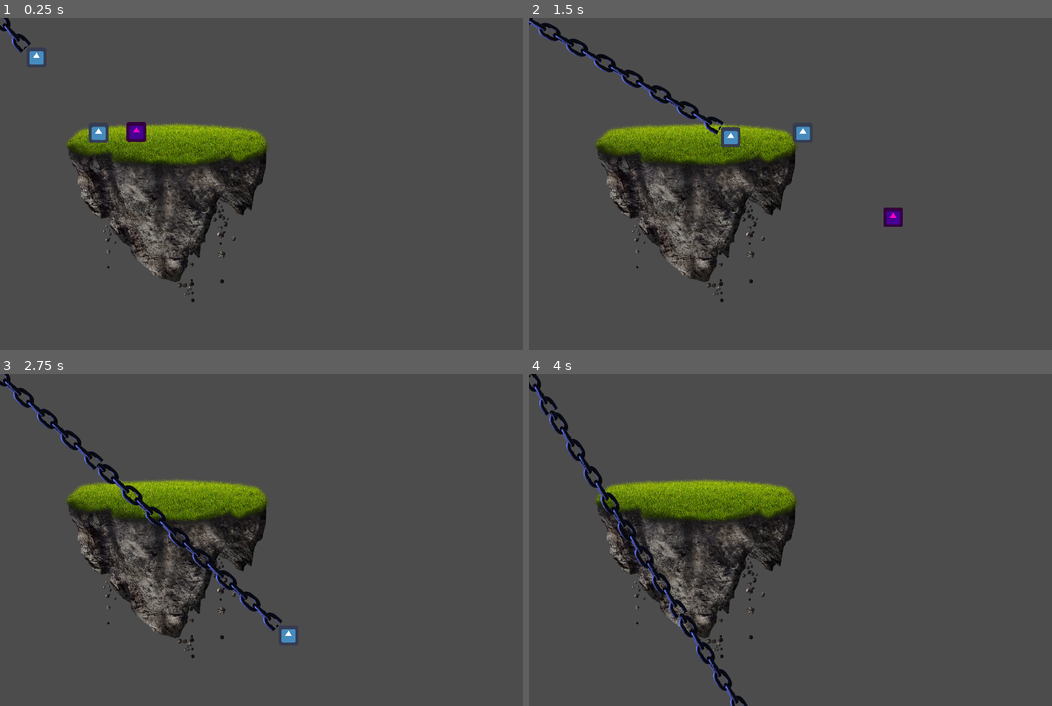
Above: before the commit, frames 1-4 (two rows, left to right).
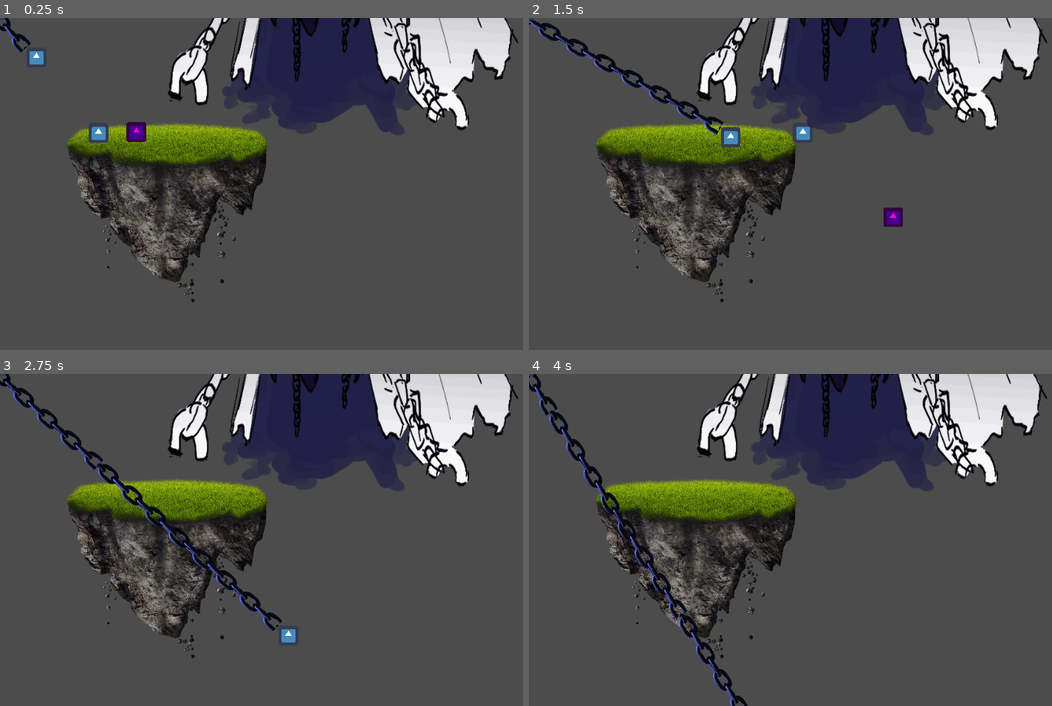
Above: after the commit, the same moments.

Repository: SkyanSam/Buried2023
Game: Godot game, scene res://game.tscn
Same seed, same stepped clock (60 frames per second), same inputs: the game is played once before the commit and once after it. The project has no main scene, so this scene is started directly. The engine's default icon, where the game draws it, is replaced by a stand-in: a white triangle on a blue panel in a dark square.
Inputs:
- Up to frame 1 (0.25 s): no input
- Up to frame 2 (1.5 s): tap Enter (ui_accept) at 0.5, 0.77 s; hold Right (ui_right) from 0.53 s (still down)
- Up to frame 3 (2.75 s): tap Enter (ui_accept) at 1.52 s; release Right (ui_right) at 2.03 s; hold Left (ui_left) from 2.03 s (still down)
- Up to frame 4 (4 s): release Left (ui_left) at 2.78 s; hold Right (ui_right) from 2.78 s (still down); tap Enter (ui_accept) at 3.02, 3.77 s

The runs differ from the first frame. In frame 1, 15% of the frame differs, in the area x 0-100%, y 0-36%; in frame 2, 15%; in frame 3, 15%; in frame 4, 15%.
Error after the commit: Invalid get index 'global_position' (on base: 'null instance'). (res://Chain/Chain.gd:16)

Commit message:
depression boss, adding multiple chains to attack sequentially
Error: Invalid get index global position on base null instance.
Is getting an instance from the chain NodePath and issue.. Maybe I should just have it be a reference to a node?

Diff:
--- a/Buried/Chain/Chain.gd
+++ b/Buried/Chain/Chain.gd
@@ -3,14 +3,19 @@
 var chain_speed = 500;
 var chain_origin : Vector2 = Vector2(0,0)
 export var chain_target_path : NodePath
-
+enum ChainMode { Ejecting, Returning }
+var chain_mode : int = ChainMode.Ejecting
 func _ready():
 	points.resize(2)
 	points[0] = chain_origin;
 	points[0] = chain_origin;
 
 func _process(delta):
-	var chain_target = (get_node(chain_target_path) as Node2D).global_position
+	var chain_target : Vector2
+	if (chain_mode == ChainMode.Ejecting):
+		chain_target = (get_node(chain_target_path) as Node2D).global_position
+	else:
+		chain_target = chain_origin
 	points[0] = points[0].move_toward(chain_target, delta * chain_speed)
 	$ChainEnd.position = points[0] # check if it needs to be global
 	$RayCast2D.position = points[1]
--- /dev/null
+++ b/Buried/DepressionBoss/DepressionBoss.gd
@@ -0,0 +1,34 @@
+extends Node2D
+
+const Chain = preload("res://Chain/Chain.gd")
+
+export var chain_prefab : PackedScene
+export var chain_target_path : NodePath
+# Declare member variables here. Examples:
+# var a = 2
+# var b = "text"
+export var total_number_of_chains = 0
+var current_number_of_chains = 0
+var current_chains : Array
+# Called when the node enters the scene tree for the first time.
+func _ready():
+	pass # Replace with function body.
+
+# Called every frame. 'delta' is the elapsed time since the previous frame.
+#func _process(delta):
+#	pass
+
+
+func _on_Timer_timeout():
+	if (current_number_of_chains < total_number_of_chains):
+		var chain = chain_prefab.instance()
+		get_tree().get_root().add_child(chain)
+		chain.chain_origin = global_position
+		chain.chain_target_path = chain_target_path
+		current_chains.append(chain)
+	else:
+		for i in current_chains:
+			current_chains[i].chain_mode = Chain.ChainMode.Returning
+			# Note need to free chains here or in Chain.gd
+		current_chains.clear()
+		current_number_of_chains = 0
--- /dev/null
+++ b/Buried/DepressionBoss/DepressionBoss.tscn
@@ -0,0 +1,20 @@
+[gd_scene load_steps=4 format=2]
+
+[ext_resource path="res://Assets/depression/depression.png" type="Texture" id=1]
+[ext_resource path="res://DepressionBoss/DepressionBoss.gd" type="Script" id=2]
+[ext_resource path="res://Chain/Chain.tscn" type="PackedScene" id=3]
+
+[node name="DepressionBoss" type="Node2D"]
+script = ExtResource( 2 )
+chain_prefab = ExtResource( 3 )
+total_number_of_chains = 7
+
+[node name="Depression" type="Sprite" parent="."]
+scale = Vector2( 2, 2 )
+texture = ExtResource( 1 )
+
+[node name="Timer" type="Timer" parent="."]
+wait_time = 0.2
+autostart = true
+
+[connection signal="timeout" from="Timer" to="." method="_on_Timer_timeout"]
--- a/Buried/game.tscn
+++ b/Buried/game.tscn
@@ -1,10 +1,11 @@
-[gd_scene load_steps=8 format=2]
+[gd_scene load_steps=9 format=2]
 
 [ext_resource path="res://floating island.png" type="Texture" id=1]
 [ext_resource path="res://icon.png" type="Texture" id=2]
 [ext_resource path="res://Player.tscn" type="PackedScene" id=3]
 [ext_resource path="res://Enemy.gd" type="Script" id=4]
 [ext_resource path="res://Chain/Chain.tscn" type="PackedScene" id=5]
+[ext_resource path="res://DepressionBoss/DepressionBoss.tscn" type="PackedScene" id=6]
 
 [sub_resource type="RectangleShape2D" id=1]
 extents = Vector2( 321.5, 228 )
@@ -43,3 +44,7 @@
 
 [node name="CollisionShape2D" type="CollisionShape2D" parent="Enemy"]
 shape = SubResource( 2 )
+
+[node name="DepressionBoss" parent="." instance=ExtResource( 6 )]
+position = Vector2( 1113, -294 )
+chain_target_path = NodePath("../Player")
Not shown, changed: Buried/.mono/metadata/ide_messaging_meta.txt
